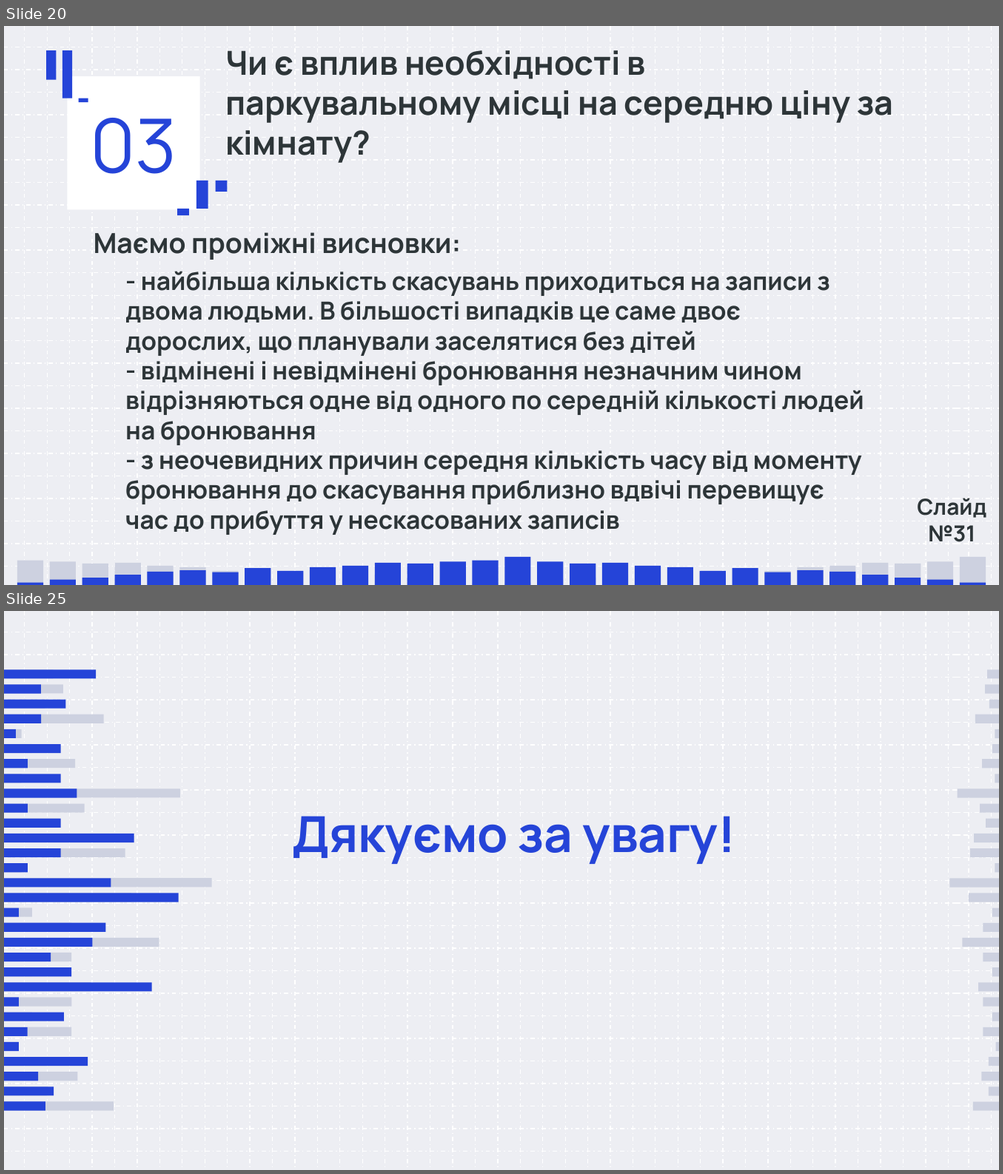
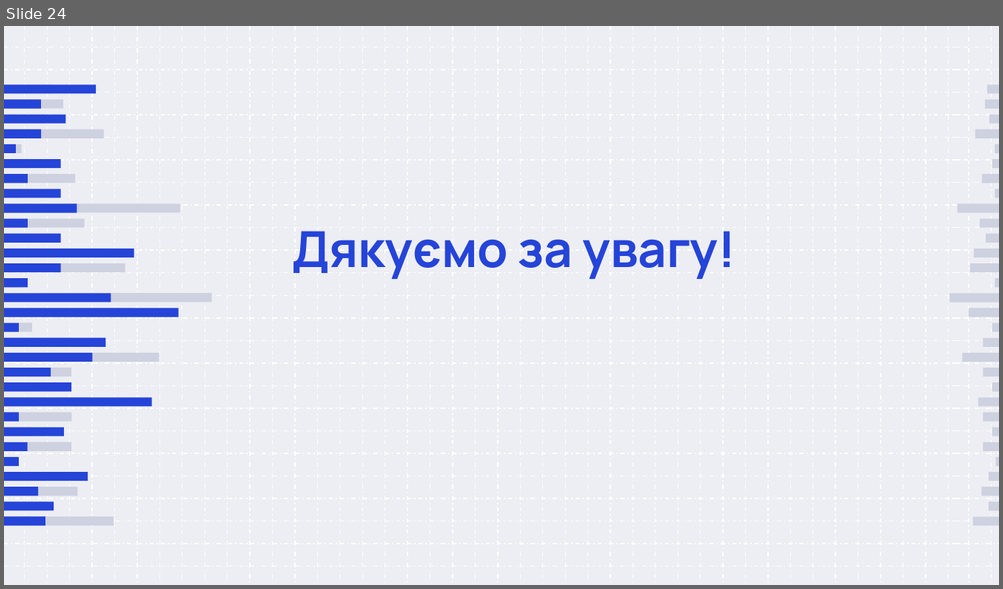
Before and after one commit to damyr-zaichenko/data_analysis_labs, a slide deck: lab3/Лабораторна 3.pptx. Shown one above the other, each under a label of ours: slides 20 and 25 before the commit, slide 24 after it; the slides between them are not shown. The pictures are 1003x1174 and 1003x589 pixels, drawn with LibreOffice and Linux fonts; fonts in the diff are those of the drawing. Boxes give left, top, right and bottom in pixels: in the first picture for what was removed or moved away, otherwise in the second. Text is boxed around its words. In the diff, an @@ line names an element or a change of style, - is before the commit and + after.

```diff
--- a/lab3/Лабораторна 3.pptx
+++ b/lab3/Лабораторна 3.pptx
@@ slide 20 removed at bbox=[4, 26, 999, 585], background #EDEEF3; not listed: 92 template elements that a slide beside it also shows @@
@@ freeform shape removed at bbox=[47, 51, 57, 80] @@
@@ freeform shape removed at bbox=[62, 51, 73, 99] @@
@@ text removed at bbox=[225, 50, 893, 163] @@
-Чи є вплив необхідності в паркувальному місці на середню ціну за кімнату?
@@ title removed at bbox=[68, 77, 200, 210] @@
-03
@@ freeform shape removed at bbox=[79, 99, 88, 102] @@
@@ freeform shape removed at bbox=[196, 180, 208, 208] @@
@@ freeform shape removed at bbox=[216, 180, 227, 191] @@
@@ freeform shape removed at bbox=[177, 209, 189, 216] @@
@@ text removed at bbox=[94, 232, 461, 260] @@
-Маємо проміжні висновки:
@@ text removed at bbox=[125, 271, 864, 535] @@
-- найбільша кількість скасувань приходиться на записи з двома людьми. В більшості випадків це саме двоє дорослих, що планували заселятися без дітей
-- відмінені і невідмінені бронювання незначним чином відрізняються одне від одного по середній кількості людей на бронювання
-- з неочевидних причин середня кількість часу від моменту бронювання до скасування приблизно вдвічі перевищує час до прибуття у нескасованих записів
@@ text removed at bbox=[916, 498, 986, 543] @@
-Слайд №31
@@ group removed at bbox=[17, 561, 498, 585]: 15 freeform shapes @@
@@ group removed at bbox=[17, 557, 984, 585]: 30 freeform shapes @@
@@ group removed at bbox=[504, 557, 984, 585]: 15 freeform shapes @@
@@ what was slide 25 is now slide 24 @@
```
Also in this commit, not shown: 12 slides changed, 7 slides added, 7 other slides removed.
